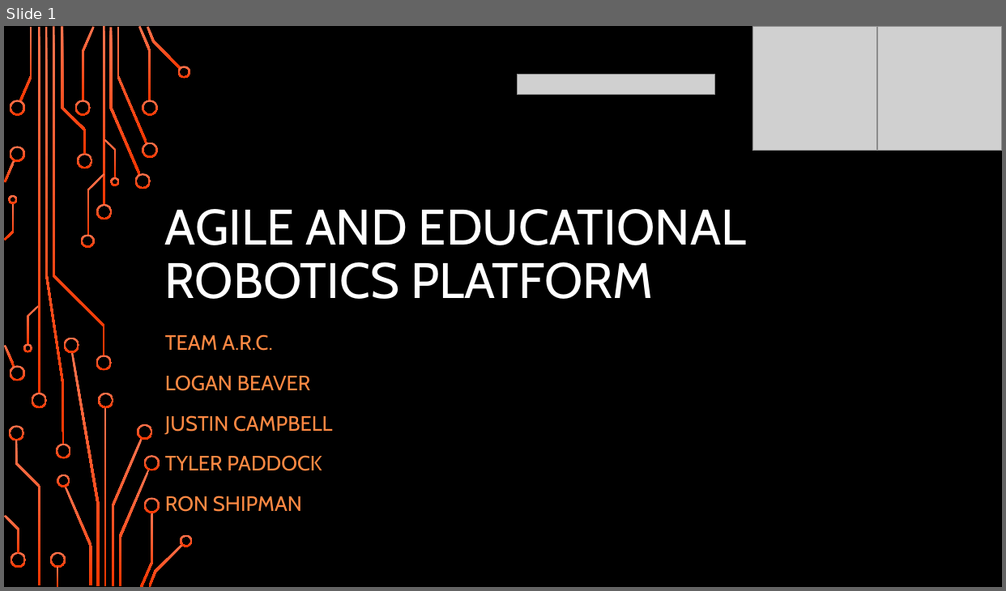
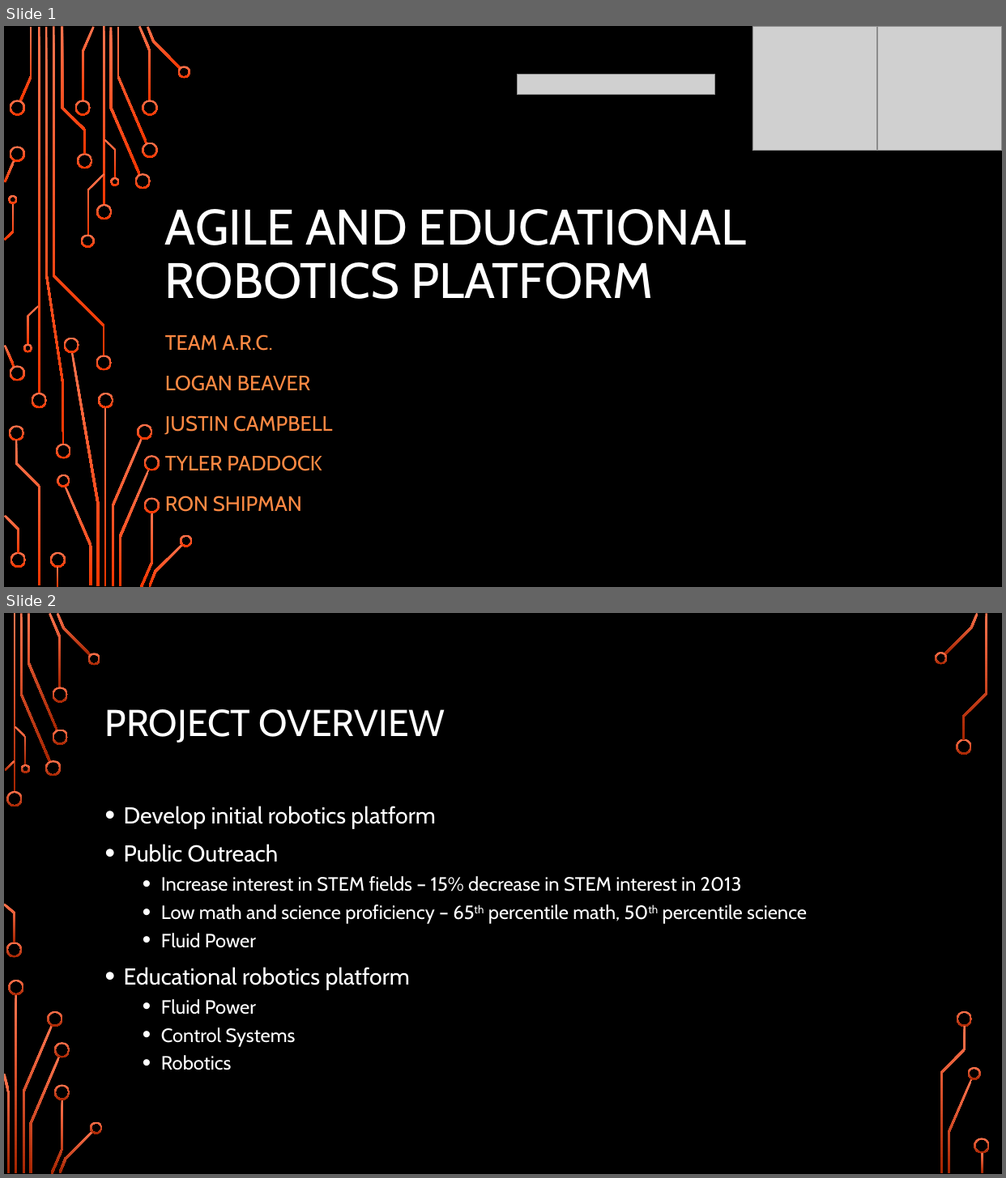
Before and after one commit to Logiant/AgileRoboticControls, a slide deck: Documentation/Presentation/Design Presentation/Design Presentation.pptx. Shown one above the other, each under a label of ours: slide 1 before the commit, slides 1 and 2 after it. The pictures are 1006x591 and 1006x1178 pixels, drawn with LibreOffice and Linux fonts; fonts in the diff are those of the drawing; grey boxes stand for pictures; background and template pictures are left out. Boxes give left, top, right and bottom in pixels: in the first picture for what was removed or moved away, otherwise in the second. Text is boxed around its words. In the diff, an @@ line names an element or a change of style, - is before the commit and + after.

```diff
--- a/Documentation/Presentation/Design Presentation/Design Presentation.pptx
+++ b/Documentation/Presentation/Design Presentation/Design Presentation.pptx
@@ slide 2 added at (4,613,1002,1174), background picture (left out) @@
@@ title added at (105,709,445,743), 36 pt, text #FFFFFF @@
+PROJECT OVERVIEW
@@ text added at (124,806,807,1071), 18.5 pt, text #FFFFFF @@
+• Develop initial robotics platform
+• Public Outreach
+  • Increase interest in STEM fields – 15% decrease in STEM interest in 2013
+  • Low math and science proficiency – 65th percentile math, 50th percentile science
+  • Fluid Power
+• Educational robotics platform
+  • Fluid Power
+  • Control Systems
+  • Robotics
@@ group added at (4,613,990,1174): 33 freeform shapes, 3 rectangles @@
```
Also in this commit, not shown: 4 slides changed, 2 other slides added, 1 slide removed.
